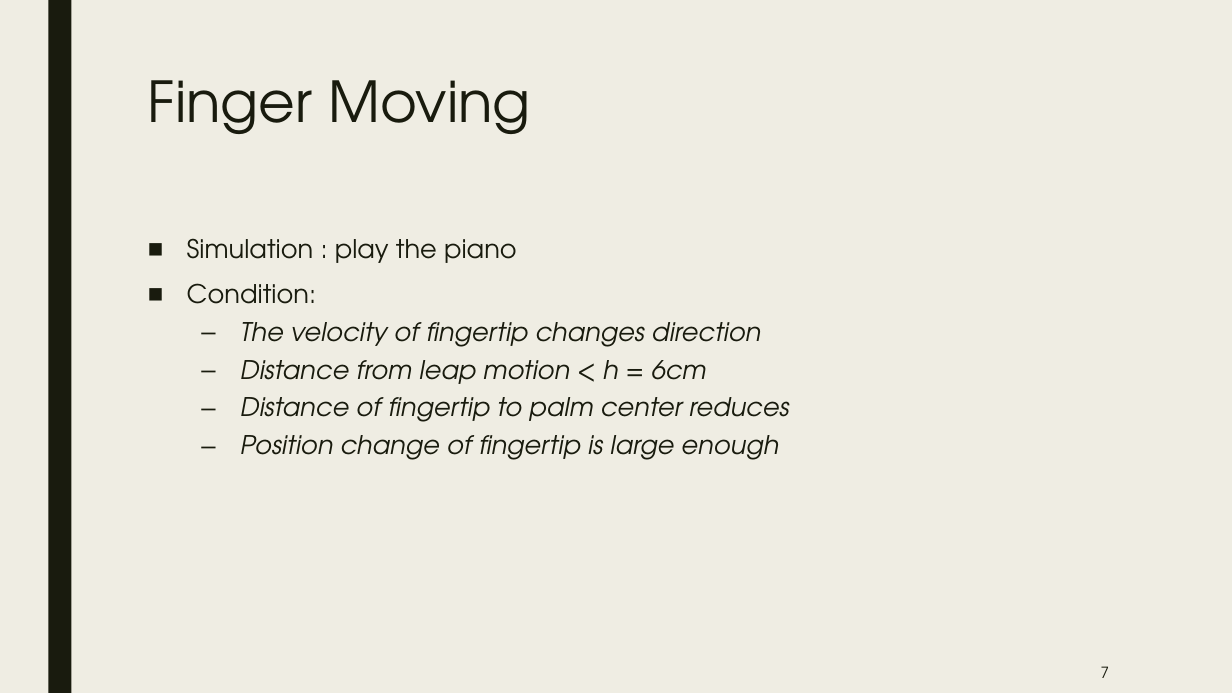
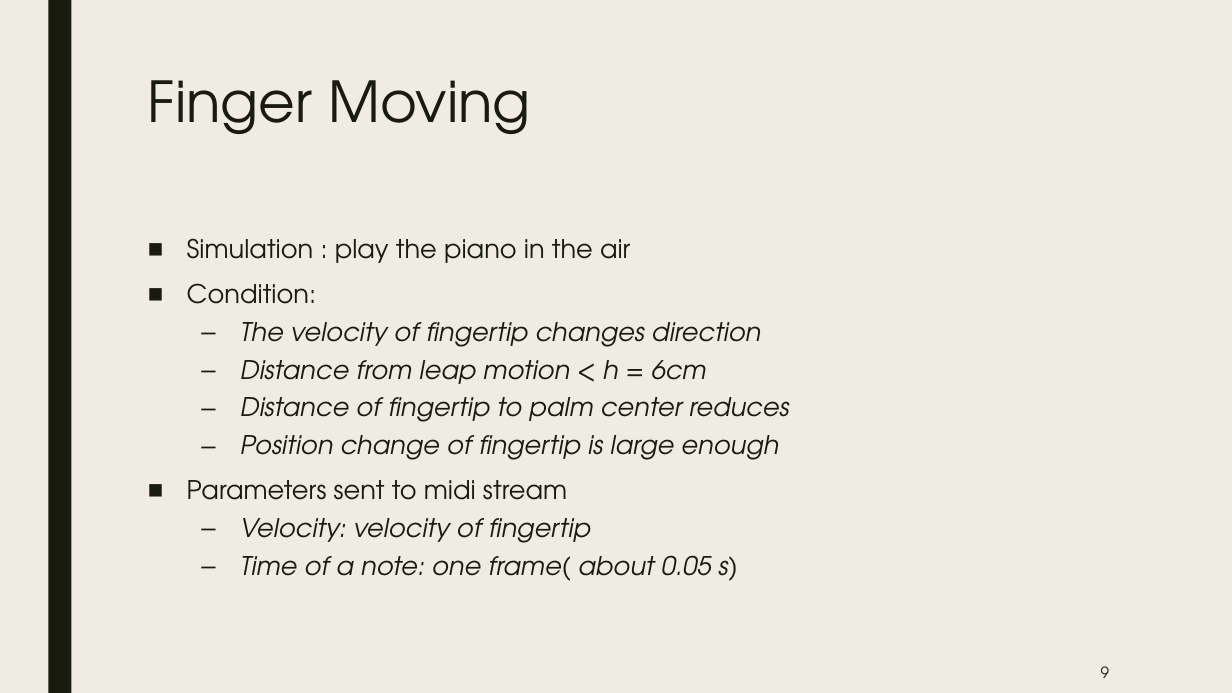
Before and after one commit to Redcynthia/gesteAI, a slide deck: slide 9 of yaoxu/Geste_Piano.pptx (slide 7 before the commit). Drawn at 1232x693 pixels with LibreOffice and Linux fonts; fonts in the diff are those of the drawing. Boxes give left, top, right and bottom in pixels: in the first picture for what was removed or moved away, otherwise in the second. Text is boxed around its words. In the diff, an @@ line names an element or a change of style, - is before the commit and + after.

```diff
--- a/yaoxu/Geste_Piano.pptx
+++ b/yaoxu/Geste_Piano.pptx
@@ text at (187,238,630,263): text changed @@
-■ Simulation : play the piano
+■ Simulation : play the piano in the air
@@ text at (187,480,737,581): paragraphs added @@
+■ Parameters sent to midi stream
+  – Velocity: velocity of fingertip
+  – Time of a note: one frame( about 0.05 s)
@@ page number at (1101,666,1110,678): text changed @@
-7
+9
```
Also in this commit, not shown: 4 other slides changed, 4 slides added, 2 other files.
